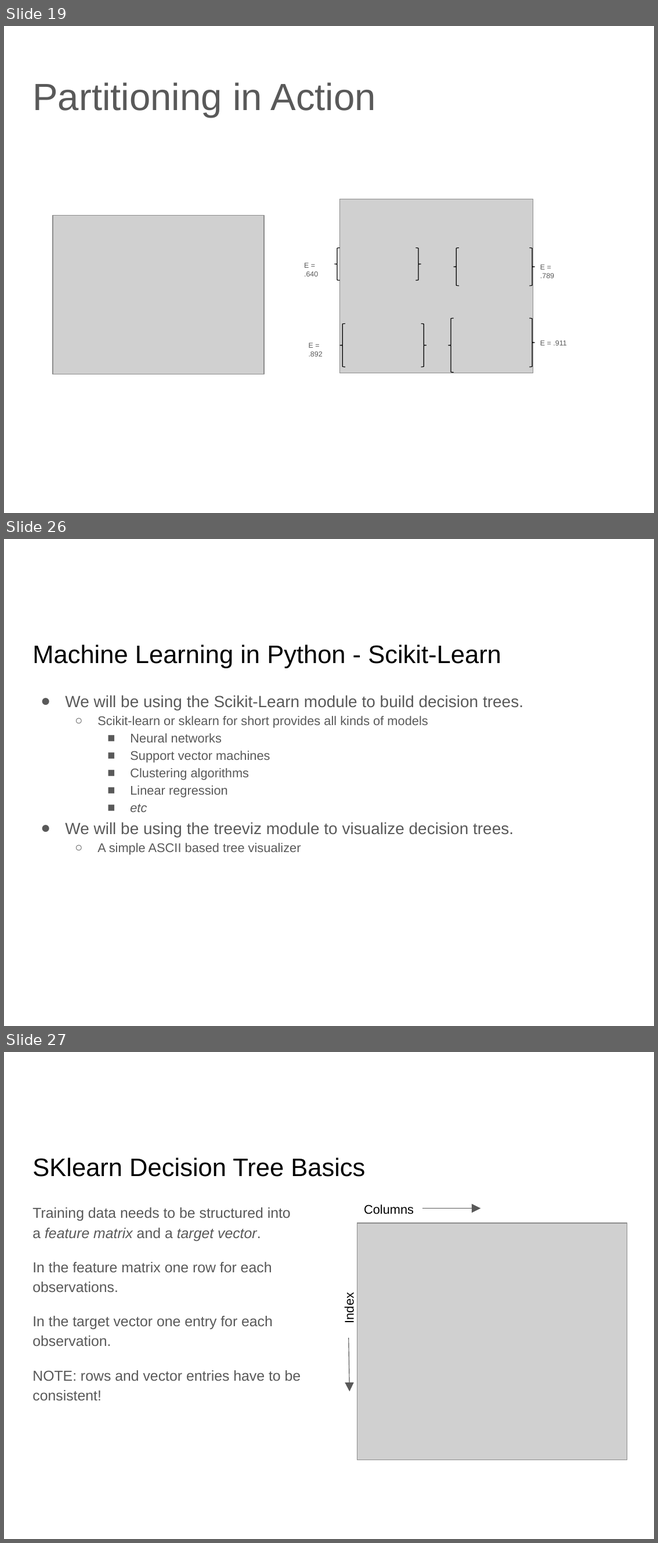
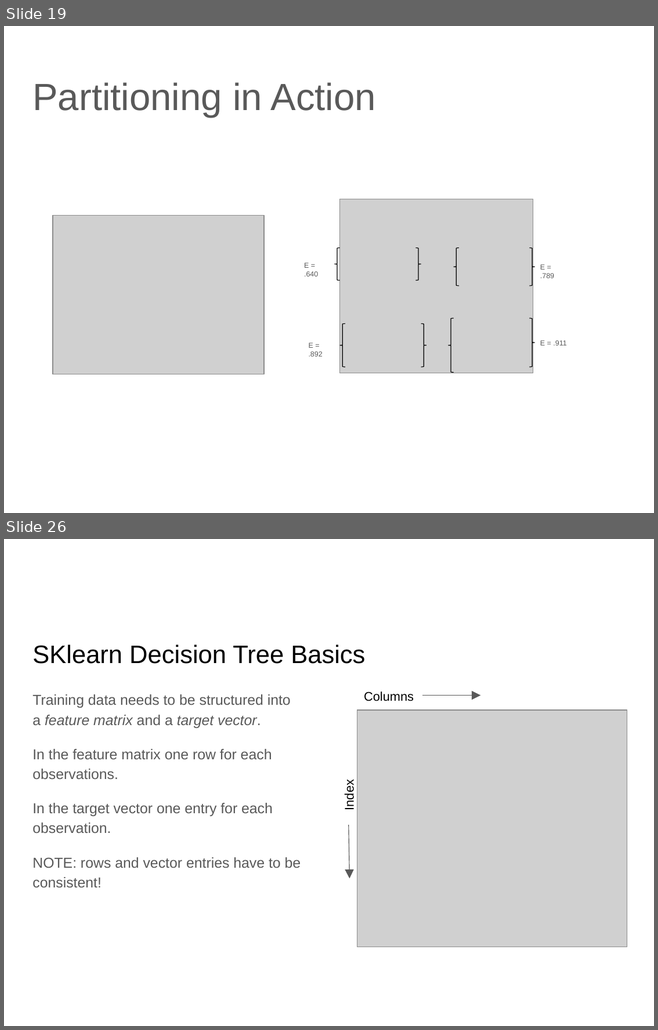
Before and after one commit to lutzhamel/CSC310, a slide deck: notes/06-machine-learning-basics-1.pptx. Shown one above the other, each under a label of ours: slides 19, 26 and 27 before the commit, slides 19 and 26 after it; the slides between them are not shown. The pictures are 658x1543 and 658x1030 pixels, drawn with LibreOffice and Linux fonts; fonts in the diff are those of the drawing; grey boxes stand for pictures. Boxes give left, top, right and bottom in pixels: in the first picture for what was removed or moved away, otherwise in the second. Text is boxed around its words. In the diff, an @@ line names an element or a change of style, - is before the commit and + after.

```diff
--- a/notes/06-machine-learning-basics-1.pptx
+++ b/notes/06-machine-learning-basics-1.pptx
@@ slide 26 removed at (x1=4, y1=539, x2=654, y2=1026), background #FFFFFF @@
@@ title removed at (x1=32, y1=645, x2=501, y2=668) @@
-Machine Learning in Python - Scikit-Learn
@@ text removed at (x1=65, y1=695, x2=523, y2=855) @@
-● We will be using the Scikit-Learn module to build decision trees.
-  ○ Scikit-learn or sklearn for short provides all kinds of models
-    ■ Neural networks
-    ■ Support vector machines
-    ■ Clustering algorithms
-    ■ Linear regression
-    ■ etc
-● We will be using the treeviz module to visualize decision trees.
-  ○ A simple ASCII based tree visualizer
@@ what was slide 27 is now slide 26 @@
```
Also in this commit, not shown: 4 slides changed, 2 slides added, 2 other slides removed, 10 other files.
